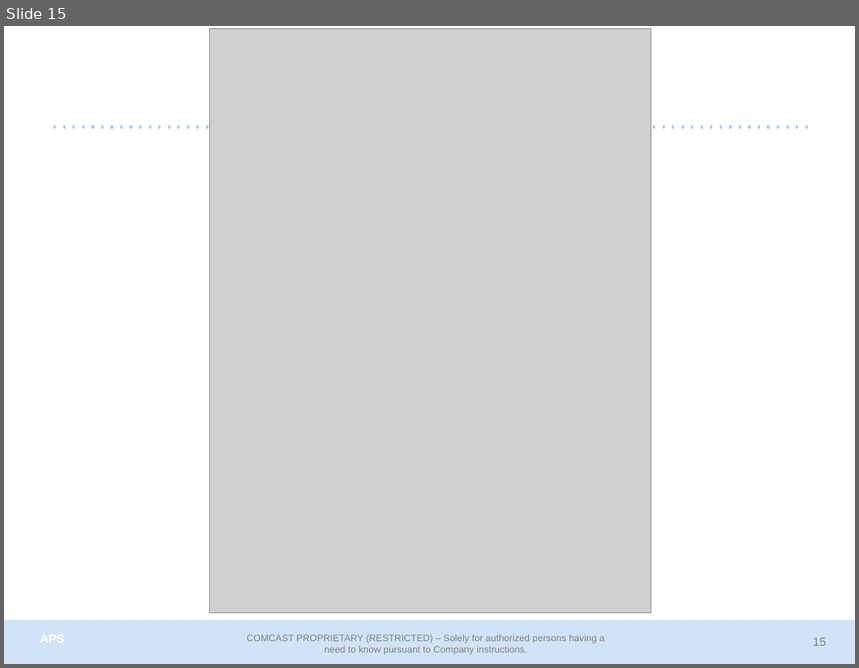
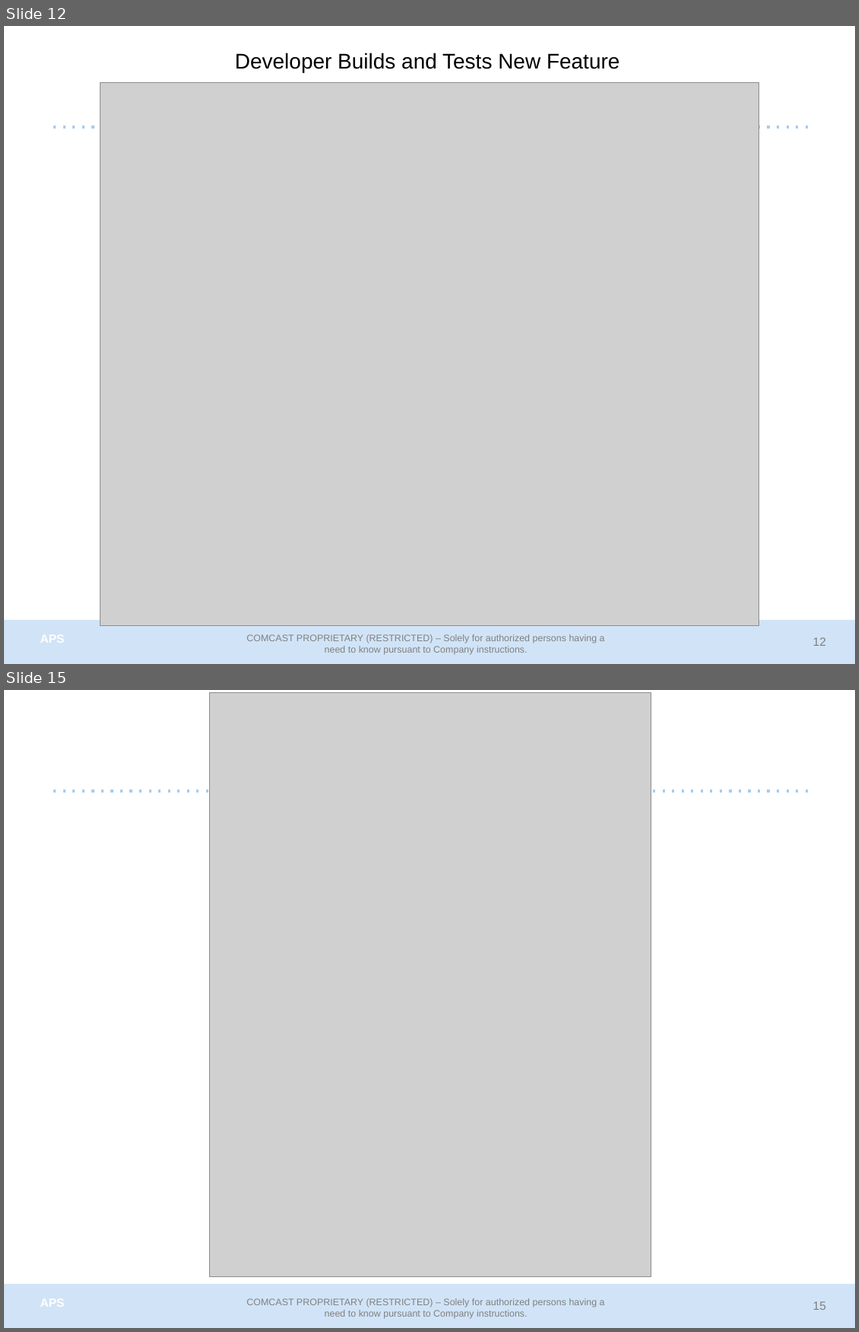
Before and after one commit to cmguy/General-GitSystem, a slide deck: doc/EMM_GitSystem.pptx. Shown one above the other, each under a label of ours: slide 15 before the commit, slides 12 and 15 after it; the slides between them are not shown. The pictures are 859x668 and 859x1332 pixels, drawn with LibreOffice and Linux fonts; fonts in the diff are those of the drawing; grey boxes stand for pictures; background and template pictures are left out. Boxes give left, top, right and bottom in pixels: in the first picture for what was removed or moved away, otherwise in the second. Text is boxed around its words. In the diff, an @@ line names an element or a change of style, - is before the commit and + after.

```diff
--- a/doc/EMM_GitSystem.pptx
+++ b/doc/EMM_GitSystem.pptx
@@ slide 12 added at (4,26,855,664), background #FFFFFF; not listed: 5 template elements that a slide beside it also shows @@
@@ text added at (235,53,620,72), 18 pt, text #000000 @@
+Developer Builds and Tests New Feature
@@ picture added at (101,83,759,627) @@
```
Also in this commit, not shown: 5 slides changed, 2 other slides added, 4 slides removed, 23 other files.
